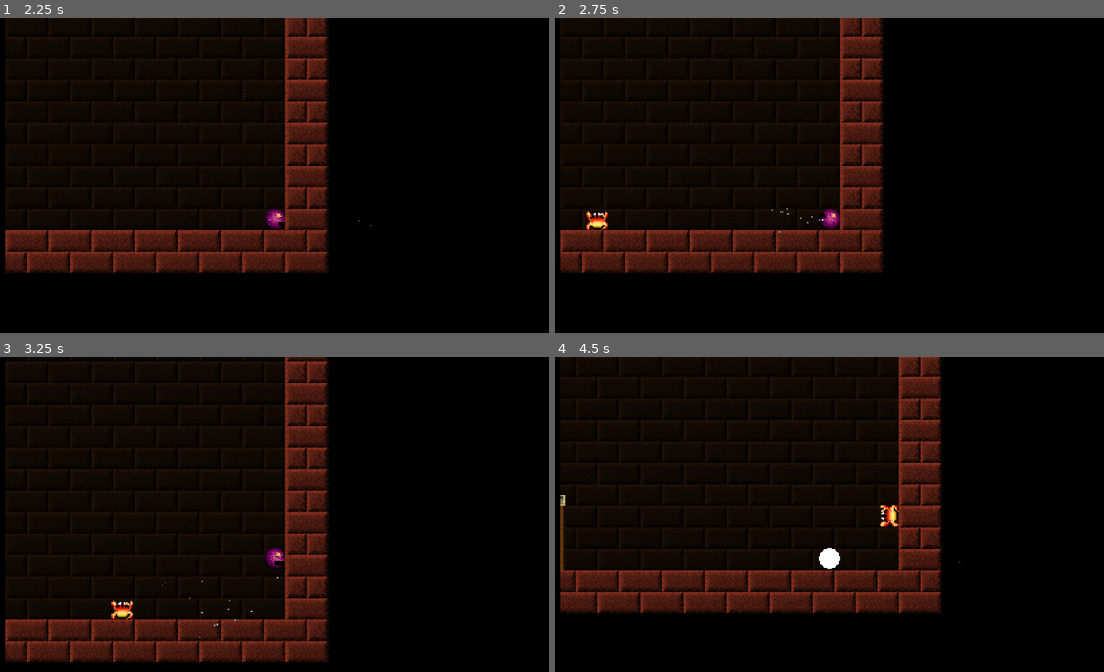
Above: before the commit, frames 1-4 (two rows, left to right).
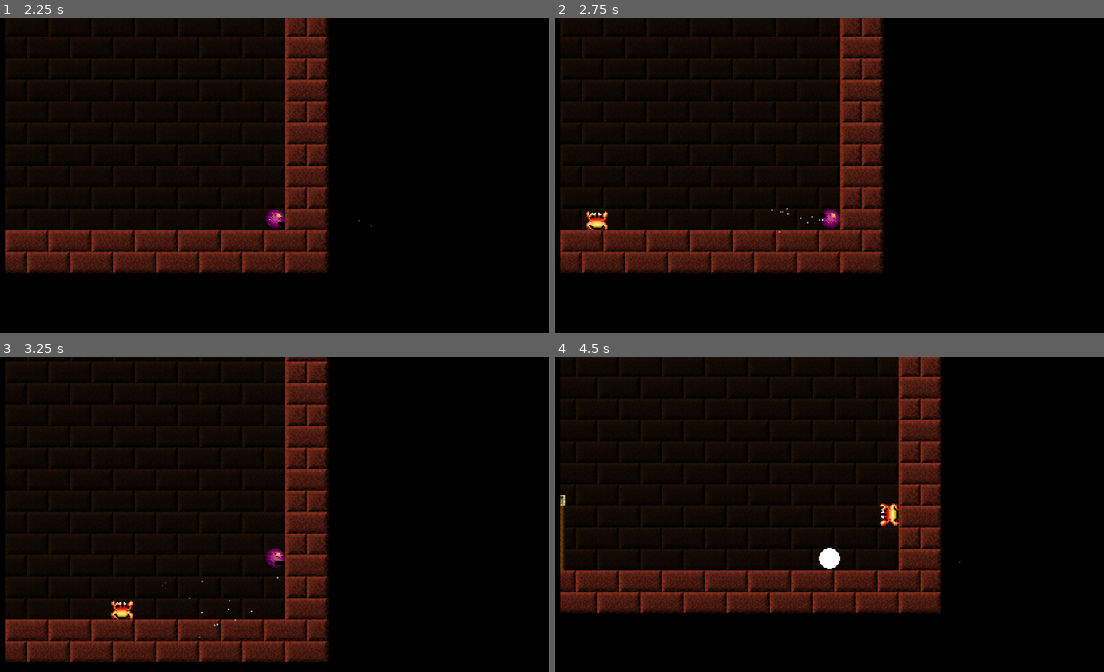
Above: after the commit, the same moments.

Repository: paulguy/Not-Uncrusty-Platformer
Game: Godot game, scene res://game.tscn
The game is run twice, just before and just after one commit, with the same random seed, the same clock (stepped at 60 frames per second) and the same inputs.
Inputs (mouse positions are in pixels of both pictures, inside the frame that each line leads up to):
- Up to frame 1 (2.25 s): move the mouse to (433, 200) at 0.52 s; hold D (move_right) 0.53-1.28 s; click (433, 200) at 0.67 s; tap Space (jump) at 0.77, 1.52 s; move the mouse to (131, 238) at 1.27 s; hold A (move_left) 1.28-2.03 s; move the mouse to (345, 131) at 2.02 s; hold D (move_right) from 2.03 s (still down)
- Up to frame 2 (2.75 s): keep holding D (move_right)
- Up to frame 3 (3.25 s): keep holding D (move_right); move the mouse to (236, 640) at 2.77 s; click (236, 640) at 2.92 s; tap Space (jump) at 3.02 s
- Up to frame 4 (4.5 s): move the mouse to (1043, 618) at 3.52 s; release D (move_right) at 3.53 s; hold A (move_left) from 3.53 s (still down); tap Space (jump) at 3.77 s; move the mouse to (615, 498) at 4.27 s

Frame 1 is identical in both runs. In frame 2, less than 0.1% of the frame differs, in the area x 5-10%, y 61-68%; in frame 3, less than 0.1%; in frame 4, 0.2%, in the area x 59-63%, y 46-54%.
Error in both runs: Invalid assignment of property or key 'current' with value of type 'bool' on a base object of type 'Camera2D'. (res://Player.gd:32)

Commit message:
Hopefully fix last of crab problems.
Shouldn't fall up anymore.
Should correctly follow wall angle.

Diff:
--- a/area.gd
+++ b/area.gd
@@ -11,15 +11,15 @@
 			mobs.append(child)
 
 func on_screen():
+	onscreen = true
 	for mob in mobs:
 		mob.activate()
 		self.add_child(mob)
-	onscreen = true
 
 func off_screen(onscreenMobs):
+	onscreen = false
 	for mob in mobs:
 		if mob in onscreenMobs:
 			continue
 		self.remove_child(mob)
 		mob.deactivate()
-	onscreen = false
--- a/crawly_mob.gd
+++ b/crawly_mob.gd
@@ -24,66 +24,47 @@
 	if clockwise:
 		match direction:
 			MovementDirection.UP:
-				sprite.texture.region.position.x = sprite.texture.region.size.x
-				sprite.position = Vector2.ZERO
-				sprite.flip_h = false
 				motion = Vector2.UP * speed
 				up_direction = Vector2.LEFT
 			MovementDirection.DOWN:
-				sprite.texture.region.position.x = sprite.texture.region.size.x
-				sprite.position = Vector2.ZERO
-				sprite.flip_h = true
 				motion = Vector2.DOWN * speed
 				up_direction = Vector2.RIGHT
 			MovementDirection.RIGHT:
-				sprite.texture.region.position.x = 0
-				sprite.position = Vector2(0, -1)
-				sprite.flip_v = false
 				motion = Vector2.RIGHT * speed
 				up_direction = Vector2.UP
 			MovementDirection.LEFT:
-				sprite.texture.region.position.x = 0
-				sprite.position = Vector2(0, 1)
-				sprite.flip_v = true
 				motion = Vector2.LEFT * speed
 				up_direction = Vector2.DOWN
 	else:
 		match direction:
 			MovementDirection.UP:
-				sprite.texture.region.position.x = sprite.texture.region.size.x
-				sprite.position = Vector2.ZERO
-				sprite.flip_h = true
 				motion = Vector2.UP * speed
 				up_direction = Vector2.RIGHT
 			MovementDirection.DOWN:
-				sprite.texture.region.position.x = sprite.texture.region.size.x
-				sprite.position = Vector2.ZERO
-				sprite.flip_h = false
 				motion = Vector2.DOWN * speed
 				up_direction = Vector2.LEFT
 			MovementDirection.RIGHT:
-				sprite.texture.region.position.x = 0
-				sprite.position = Vector2(0, 1)
-				sprite.flip_v = true
 				motion = Vector2.RIGHT * speed
 				up_direction = Vector2.DOWN
 			MovementDirection.LEFT:
-				sprite.texture.region.position.x = 0
-				sprite.position = Vector2(0, -1)
-				sprite.flip_v = false
 				motion = Vector2.LEFT * speed
 				up_direction = Vector2.UP
+
+func update_angle(normal):
+	sprite.rotation = normal.angle() + (PI / 2)
+	# compensate for non-square shape
+	sprite.position = Vector2(0, normal.y)
 
 func deactivate():
 	super()
 	falling = true
 	direction = startDirection
+	velocity = Vector2.ZERO
+	update_angle(Vector2.UP)
 	set_sprite()
 
 # Called when the node enters the scene tree for the first time.
 func _ready():
-	# make sure it can crawl along most slopes
-	set_floor_max_angle(deg_to_rad(89))
 	set_sprite()
 
 func calc_velocity(delta) -> Vector2:
@@ -130,6 +111,8 @@
 
 # Called every frame. 'delta' is the elapsed time since the previous frame.
 func _process(delta):
+	var normal = Vector2.UP
+	var hit_player = false
 	# split velocity so movement is in smaller steps ~1.0 each
 	var v = calc_velocity(delta)
 	var vi = v.length() * delta
@@ -146,9 +129,13 @@
 			if collider is Player:
 				# signal player to not collide with mobs
 				collider.hit(position)
-				# complete the motion
-				move_and_slide()
-				break
+				hit_player = true
+			elif collider is TileMap:
+				normal = collision.get_normal()
+
+		if hit_player:
+			# complete the motion
+			move_and_slide()
 
 		if not falling:
 			if is_on_wall():
@@ -165,12 +152,18 @@
 				move_and_slide()
 				if not is_on_floor():
 					set_falling()
+					normal = Vector2.UP
+				else:
+					for j in get_slide_collision_count():
+						var collision = get_slide_collision(j)
+						var collider = collision.get_collider()
+						if collider is TileMap:
+							normal = collision.get_normal()
 		else:
 			if is_on_floor():
 				falling = false
 
+	update_angle(normal)
+
 func _on_anim_timer_timeout():
-	if direction == MovementDirection.LEFT or direction == MovementDirection.RIGHT:
-		sprite.flip_h = not sprite.flip_h
-	else:
-		sprite.flip_v = not sprite.flip_v
+	sprite.flip_h = not sprite.flip_h
--- a/crawly_mob.tscn
+++ b/crawly_mob.tscn
@@ -13,6 +13,8 @@
 [node name="Crawly Mob" type="CharacterBody2D"]
 collision_layer = 4
 collision_mask = 3
+floor_max_angle = 1.55334
+floor_snap_length = 0.0
 script = ExtResource("1_7eukr")
 speed = 6169.58
 health = 20
Binary file changed: enemies.aseprite
Binary file changed: enemies.png
